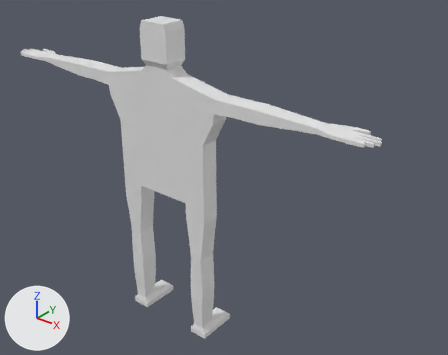
An edit to the Blender file Assets/Blender/gruntBasicEnemy.blend, drawn before and after from the same camera.
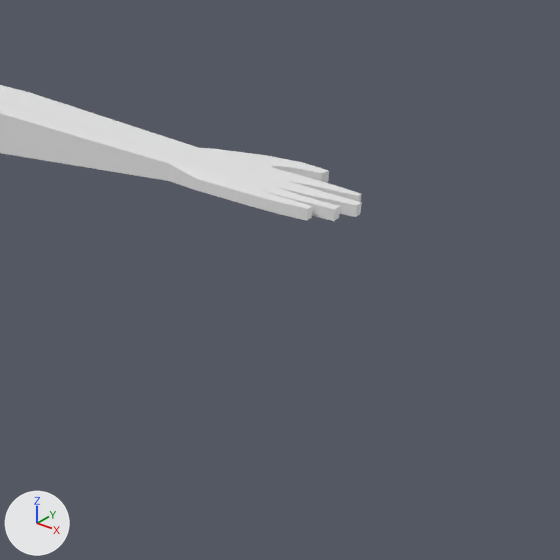
Old and new are each drawn whole from a 50 mm camera at (2.065, -2.123, 2.32) aimed at (0.212, 0.193, 0.884) and again close up on the part from 58% to 100% of the width and 21% to 74% of the height. Every picture has the same lights, and +X, +Y and +Z are marked at lower left. The last two pictures show the newer version.

The first close-up shows 'GruntMesh'.
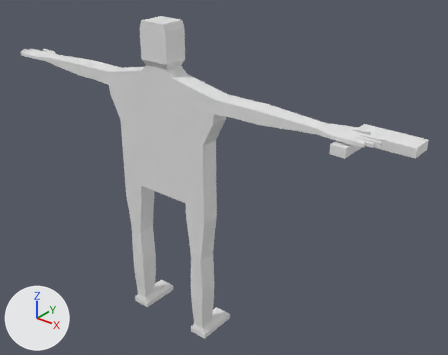
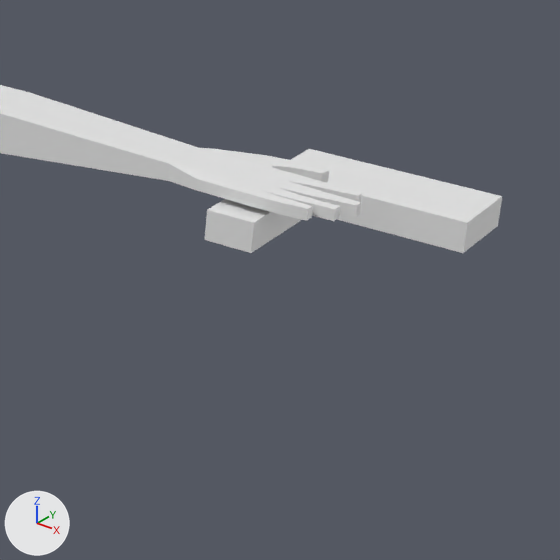
Where the change shows, as pixel boxes [x1, y1, x2, y2] in the close-ups (560 x 560 px):
'SimpleGun', shown: after [205, 149, 502, 253]

What changed in the scene script:
```text
Change ob_simplegun:
    remove ob_simplegun.hide_set(True)
```
